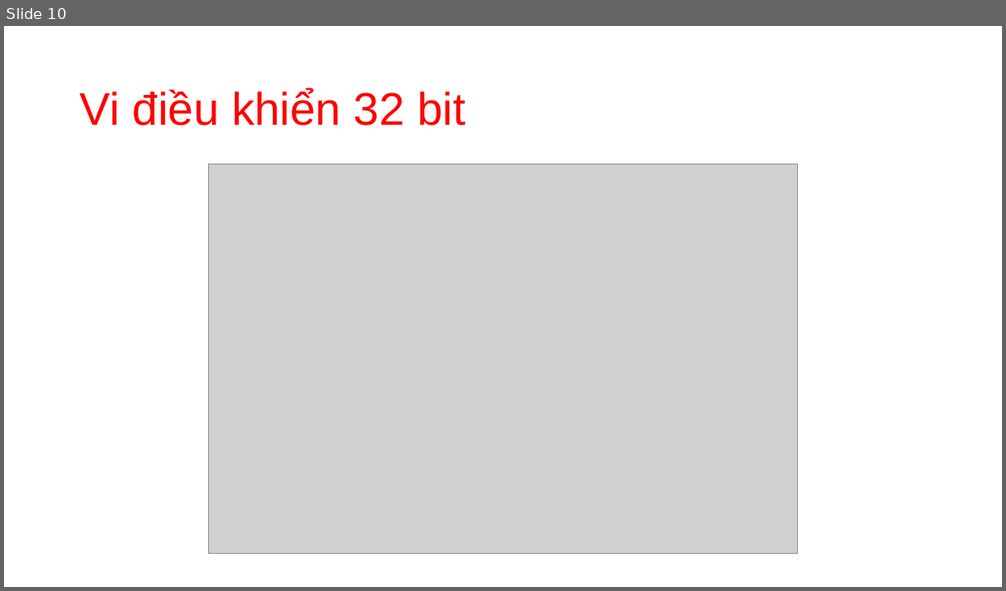
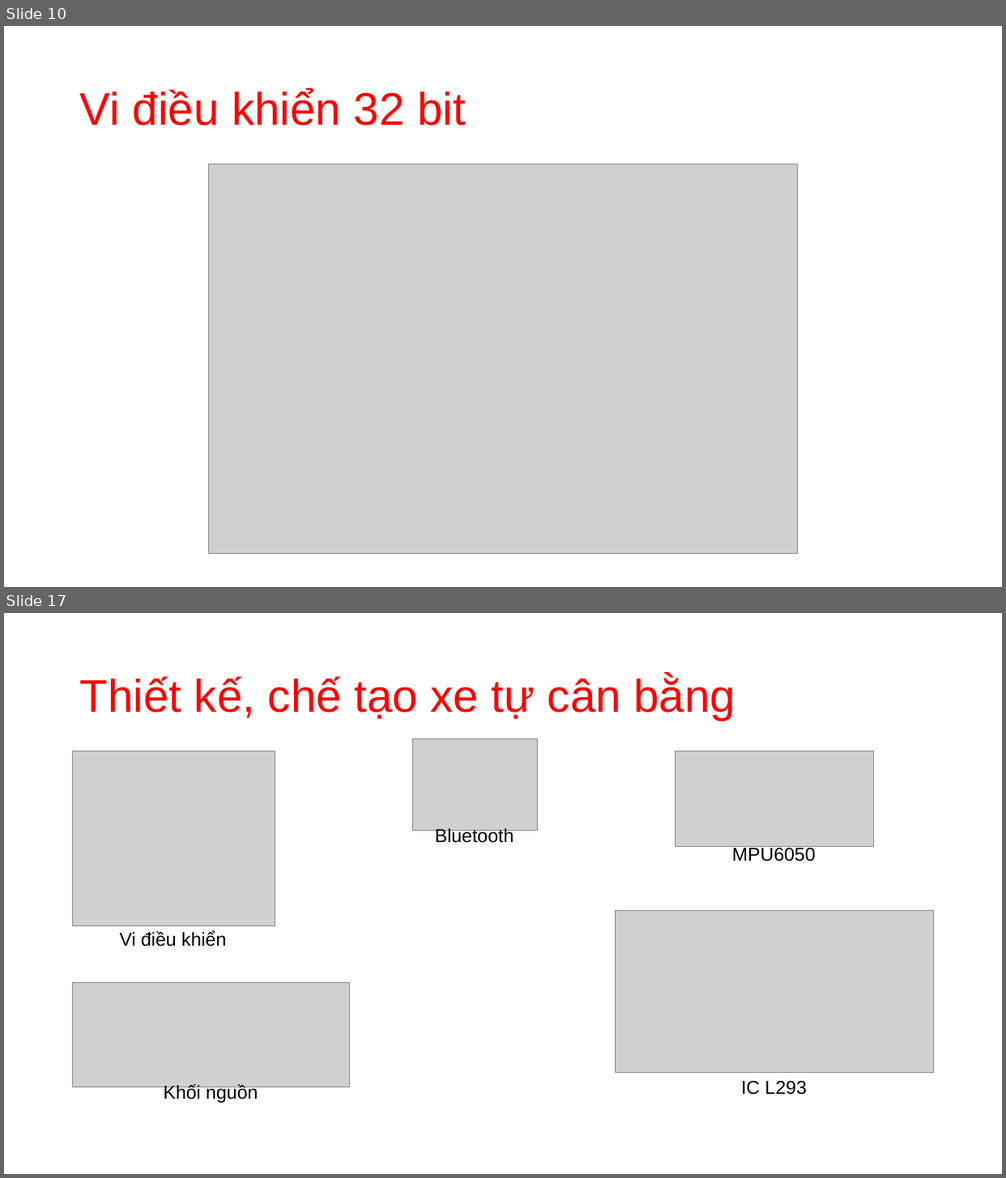
Before and after one commit to thanh-pt/GraduationThesis, a slide deck: Slide/GraduationThesisSlide.pptx. Shown one above the other, each under a label of ours: slide 10 before the commit, slides 10 and 17 after it; the slides between them are not shown. The pictures are 1006x591 and 1006x1178 pixels, drawn with LibreOffice and Linux fonts; fonts in the diff are those of the drawing; grey boxes stand for pictures. Boxes give left, top, right and bottom in pixels: in the first picture for what was removed or moved away, otherwise in the second. Text is boxed around its words. In the diff, an @@ line names an element or a change of style, - is before the commit and + after.

Commit message:
SlideUpdate

```diff
--- a/Slide/GraduationThesisSlide.pptx
+++ b/Slide/GraduationThesisSlide.pptx
@@ slide 17 added at bbox=[4, 613, 1002, 1174], background #FFFFFF @@
@@ title added at bbox=[80, 675, 736, 720], 44 pt, text #FF0000 @@
+Thiết kế, chế tạo xe tự cân bằng
@@ picture added at bbox=[73, 752, 275, 926] @@
@@ picture added at bbox=[413, 739, 537, 831] @@
@@ picture added at bbox=[675, 752, 874, 846] @@
@@ text added at bbox=[435, 828, 514, 843], 18 pt, text #000000 @@
+Bluetooth
@@ text added at bbox=[732, 846, 816, 862], 18 pt, text #000000 @@
+MPU6050
@@ picture added at bbox=[616, 910, 934, 1072] @@
@@ text added at bbox=[120, 931, 226, 947], 18 pt, text #000000 @@
+Vi điều khiển
@@ picture added at bbox=[73, 983, 350, 1088] @@
@@ text added at bbox=[164, 1084, 258, 1103], 18 pt, text #000000 @@
+Khối nguồn
@@ text added at bbox=[741, 1081, 806, 1095], 18 pt, text #000000 @@
+IC L293
```
Also in this commit, not shown: 2 slides changed, 7 other slides added.
